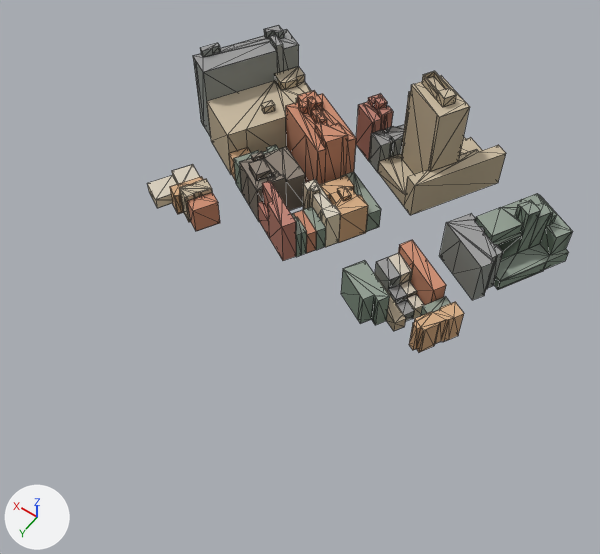
Before and after pictures for a commit that changed the glTF model public/models/washington-city/tile--2_-7.glb.
Rendered twice from a 50 mm lens placed at (-437.0, 1465.0, 326.0), pointed at (-293.0, 1264.0, 10.0). The lights are fixed; the arrows at lower left show +X, +Y and +Z. The first picture is the older version. Mesh edges are drawn as thin lines. Where no turn or scale is listed for an object, it has been applied to the vertices. Vertices at exactly the same position are counted once.

In view in the first picture: 'roof', 'wall'.
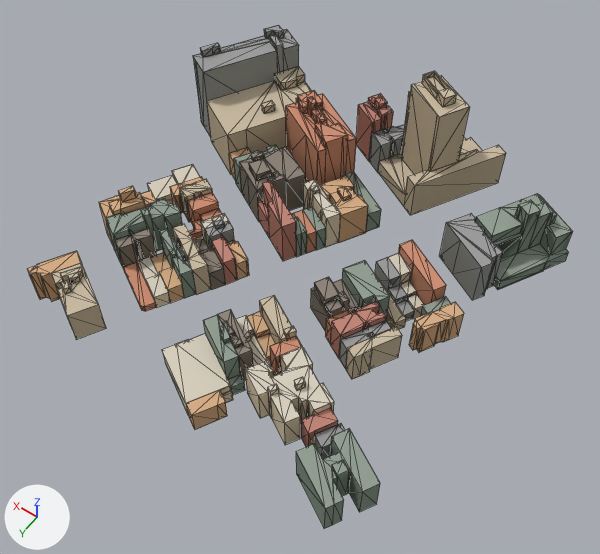
The newer file is also turned or shifted as a whole; pictures and numbers use the older file's frame.

Where the change shows, as pixel boxes [x1, y1, x2, y2] in the pictures (600 x 554 px):
'roof', reshaped (28% wider, 58% taller): before [147, 25, 572, 331]; after [27, 25, 572, 508]
'wall', reshaped (28% wider, 54% taller): before [148, 30, 573, 352]; after [29, 30, 573, 528]
part 1 of me_mesh_1, added: after [294, 381, 305, 390]
part 2 of me_mesh_1, added: after [29, 190, 402, 528]
part 3 of me_mesh_2, added (beige): after [186, 390, 225, 415]
part 4 of me_mesh_2, added: after [119, 186, 135, 194]
part 5 of me_mesh_2, added: after [256, 333, 275, 357]
part 6 of me_mesh_2, added: after [232, 338, 243, 346]
part 7 of me_mesh_2, added: after [200, 208, 222, 220]
part 8 of me_mesh_2, added: after [212, 238, 235, 263]
part 9 of me_mesh_2, added: after [284, 326, 296, 334]
part 10 of me_mesh_2, added: after [27, 190, 402, 508]

The change, as a list of edits to the scene's bpy script:
```text
Change me_mesh_1:
    used by ob_wall; location = (-283.9, 1192.9, 30.2)
    remove me_mesh_1.from_pydata(...)  # 1014 vertices, 1014 faces; spans x -108.0..108.0, y -71.0..71.0, z -33.0..33.0
    add me_mesh_1.from_pydata(...)  # 1887 vertices, 1896 faces; spans x -108.0..108.0, y -71.0..163.0, z -33.0..33.0
    me_mesh_1 part 1: the loose piece of 8 vertices spanning x -5.0..3.0, y 17.0..24.0, z -12.0..-9.0 is copied, and the copy is scaled about its middle by (0.434, 0.682, 1.71), then moved by (-47.0, 104.0, 0.0); it spans x -50.0..-45.0, y 122.0..127.0, z -13.0..-8.0
    me_mesh_1 part 2: 865 vertices added at x -99.0..95.0, y 59.0..163.0, z -33.0..0.0
Change me_mesh_2:
    used by ob_roof; location = (-283.9, 1192.9, 32.7)
    remove me_mesh_2.from_pydata(...)  # 661 vertices, 503 faces; spans x -108.0..108.0, y -71.0..71.0, z -30.0..30.0
    add me_mesh_2.from_pydata(...)  # 1178 vertices, 890 faces; spans x -108.0..108.0, y -71.0..163.0, z -30.0..30.0
    me_mesh_2 part 3: the loose piece of 5 vertices spanning x 67.0..71.0, y 54.0..60.0, z -18.0 is copied, and the copy is scaled about its middle by (3.09, 3.18, 1), then moved by (-86.0, 94.0, -3.0); it spans x -24.0..-10.0, y 143.0..159.0, z -21.0
    me_mesh_2 part 4: the loose piece of 4 vertices spanning x 46.0..52.0, y 24.0..31.0, z -9.0 is copied, and the copy is moved by (33.0, 62.0, 6.0); it spans x 79.0..85.0, y 86.0..93.0, z -2.0
    me_mesh_2 part 5: the loose piece of 4 vertices spanning x -50.0..-36.0, y 39.0..51.0, z -18.0 is copied, and the copy is moved by (24.0, 65.0, -8.0); it spans x -26.0..-13.0, y 104.0..116.0, z -26.0
    me_mesh_2 part 6: the loose piece of 4 vertices spanning x 9.0..14.0, y 26.0..31.0, z -10.0 is copied, and the copy is moved by (-25.0, 96.0, 0.0); it spans x -16.0..-12.0, y 122.0..126.0, z -10.0
    me_mesh_2 part 7: the loose piece of 4 vertices spanning x 57.0..68.0, y 18.0..31.0, z -18.0 is copied, and the copy is moved by (-13.0, 41.0, -5.0); it spans x 44.0..56.0, y 59.0..72.0, z -23.0
    me_mesh_2 part 8: the loose piece of 6 vertices spanning x -53.0..-39.0, y 34.0..45.0, z -19.0 is copied, and the copy is scaled about its middle by (1.19, 1.09, 1), then moved by (74.0, 43.0, 1.0); it spans x 20.0..36.0, y 76.0..89.0, z -18.0
    me_mesh_2 part 9: the loose piece of 5 vertices spanning x 71.0..90.0, y 40.0..58.0, z -25.0 is copied, and the copy is scaled about its middle by (0.238, 0.308, 1), then moved by (-109.0, 56.0, 13.0); it spans x -31.0..-26.0, y 102.0..108.0, z -12.0
    me_mesh_2 part 10: 477 vertices added at x -99.0..95.0, y 60.0..163.0, z -30.0..-7.0
    other edits to the shape of me_mesh_2 do not show in these pictures
```
